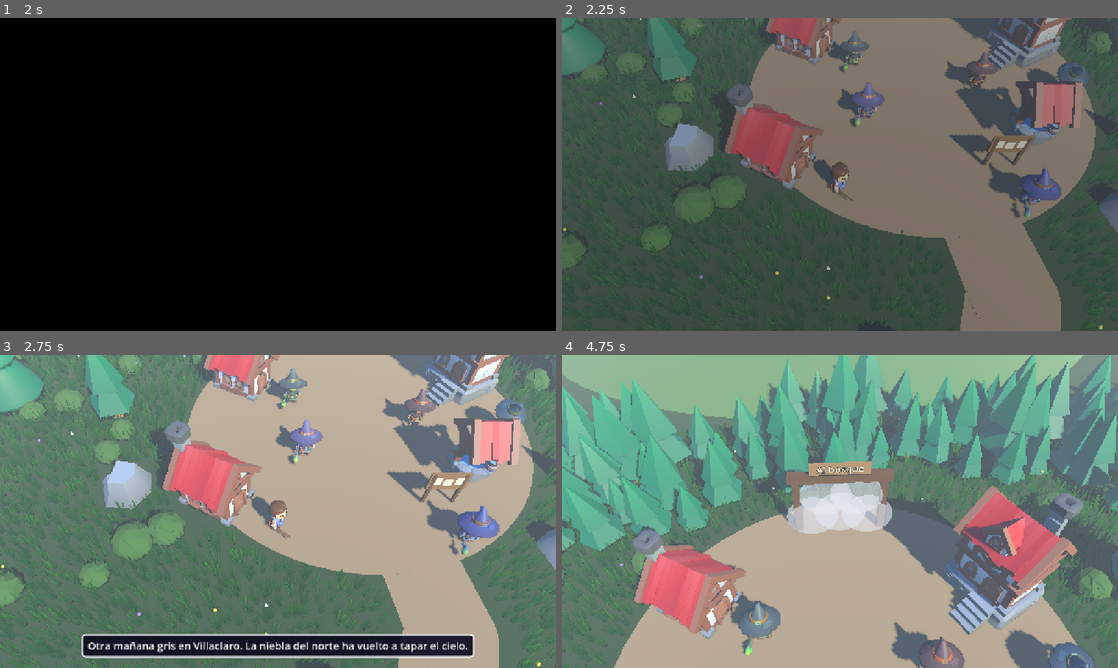
Above: before the commit, frames 1-4 (two rows, left to right).
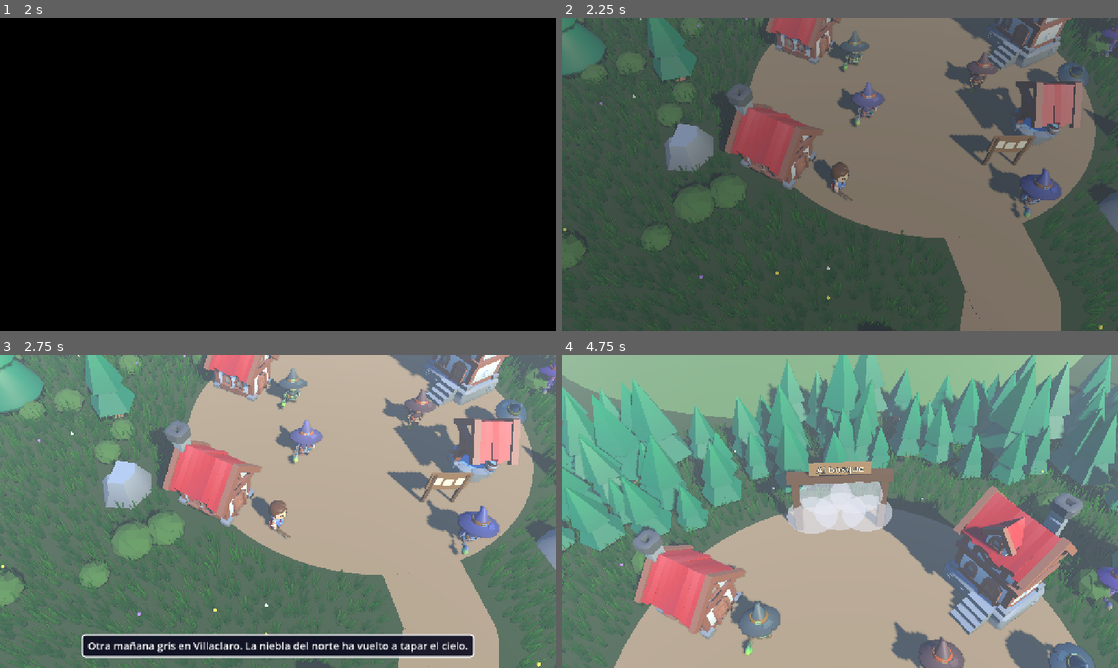
Above: after the commit, the same moments.

Repository: apergas/rpg-turnos
Game: Godot game, scene res://scenes/title/title.tscn
Same seed, same stepped clock (60 frames per second), same inputs: the game is played once before the commit and once after it.
Inputs (mouse positions are in pixels of both pictures, inside the frame that each line leads up to):
- Up to frame 1 (2 s): tap Enter (accept) at 0.5, 0.6 s; move the mouse to (400, 158) at 0.52 s; hold D (move_right) 0.53-1.25 s; click (400, 158) at 0.67 s; tap Space at 0.77, 1.07 s; click "Normal" at 1.25 s
- Up to frame 2 (2.25 s): tap Enter (accept) at 2 s; drag from (728, 190) to (812, 237) at 2.02 s
- Up to frame 3 (2.75 s): no input
- Up to frame 4 (4.75 s): move the mouse to (895, 442) at 2.77 s; hold D (move_right) 2.78-3.5 s; tap Keypad Enter at 2.85 s; drag from (812, 574) to (673, 464) at 3.52 s; move the mouse to (1006, 558) at 4.27 s; hold A (move_left) from 4.28 s (still down); tap Ctrl at 4.35 s; tap Space at 4.52 s

Frame 1 is identical in both runs. In frame 2, 0.2% of the frame differs, in the area x 94-100%, y 2-13%; in frame 3, 0.2%; in frame 4, 0.4%, in the area x 89-100%, y 64-82%.

Commit message:
Add the Coleccionista and his prizes

Diff:
--- a/data/zones/pradera.tres
+++ b/data/zones/pradera.tres
@@ -116,6 +116,13 @@
 "name": "Tablón",
 "pos": Vector3(2.8, 0, -17.3),
 "yaw": 180.0
+}, {
+"kind": "npc",
+"lines": ["Colecciono medallas pequeñas."],
+"look": "COLLECTOR",
+"name": "Coleccionista",
+"pos": Vector3(10, 0, -24.5),
+"yaw": 180.0
 }]
 boss_id = "rey_slime"
 boss_pos = Vector3(0, 0, -27.5)
--- a/scripts/battle/battle_actor.gd
+++ b/scripts/battle/battle_actor.gd
@@ -13,7 +13,7 @@
 	GOBLIN, PLANT, WITCH, MUD_GOLEM, STONE_GOLEM, SPIDER, SPECTER, SKELETON_WARRIOR,
 	SKELETON_ROGUE, SKELETON_MAGE, FOG_LORD, FARMER, METAL_SLIME, BOARD, CAT, CHILD,
 	CHICKEN, WOLF_CUB, MINI_GOLEM, LOYAL_SKELETON, TAMER, FOG_ECHO, RED_SLIME,
-	POISON_MUSHROOM, CAVE_MUSHROOM, CRYPT_BAT, FROST_SPECTER }
+	POISON_MUSHROOM, CAVE_MUSHROOM, CRYPT_BAT, FROST_SPECTER, COLLECTOR }
 
 const FIRE_COLOR := Color(1.0, 0.45, 0.1)
 const HEAL_COLOR := Color(0.3, 1.0, 0.4)
@@ -229,6 +229,19 @@
 		"anims": CHARACTER_ANIMS,
 		"tint": Color(0.35, 0.75, 0.65),
 	},
+	# The Coleccionista of Villaclaro: the Mage tinted purple.
+	Look.COLLECTOR: {
+		"scene": MAGE,
+		"scale": CHARACTER_SCALE,
+		"top": 2.2,
+		"hide": [
+			"Rig/Skeleton3D/handslot_l/Spellbook",
+			"Rig/Skeleton3D/handslot_l/Spellbook_open",
+			"Rig/Skeleton3D/handslot_r/1H_Wand",
+		],
+		"anims": CHARACTER_ANIMS,
+		"tint": Color(0.75, 0.55, 1.0),
+	},
 	Look.INNKEEPER: {
 		"scene": MAGE,
 		"scale": CHARACTER_SCALE,
@@ -613,7 +626,8 @@
 ## Hero only: shows the hand meshes of the weapon and shield worn (Equipment ids, ""
 ## for none) and hides the rest. A helmet shows the model's helmet mesh tinted with its
 ## color, with horns for the Yelmo de bruma. The weapon's mesh takes its Equipment.tint() (the
-## Espada del alba is pale gold). Armor does not change the model. Others ignore it.
+## Espada del alba is pale gold); the shield's mesh takes its Equipment.tint() too (the Escudo
+## de medallas is gold). Armor does not change the model. Others ignore it.
 func set_equipment(weapon_id: String, shield_id: String, helmet_id := "") -> void:
 	if look != Look.HERO or _model == null:
 		return
@@ -636,6 +650,19 @@
 			_tint_mesh(weapon as MeshInstance3D, weapon_tint)
 		else:
 			_tint(weapon as Node3D, weapon_tint)
+	# The shield's own tint (the Escudo de medallas is gold), the same way.
+	var left := _model.get_node(HAND_L)
+	for node in left.find_children("*", "MeshInstance3D", true, false):
+		for i in (node as MeshInstance3D).mesh.get_surface_count():
+			(node as MeshInstance3D).set_surface_override_material(i, null)
+	var shield_tint := Equipment.tint(shield_id)
+	var shield_mesh := Equipment.mesh(shield_id)
+	if shield_tint != Color.WHITE and shield_mesh != "" and left.has_node(shield_mesh):
+		var shield := left.get_node(shield_mesh)
+		if shield is MeshInstance3D:
+			_tint_mesh(shield as MeshInstance3D, shield_tint)
+		else:
+			_tint(shield as Node3D, shield_tint)
 	var helmet := _model.get_node(HELMET_PATH) as MeshInstance3D
 	helmet.visible = helmet_id != ""
 	if Equipment.has_horns(helmet_id) and _horns == null:
--- a/scripts/game/game.gd
+++ b/scripts/game/game.gd
@@ -14,7 +14,7 @@
 ## that leads back once (GameState.open_portal(); a second Ala replaces it, a defeat leaves
 ## it open). Talking to the old woman heals, moves the
 ## quest on and, once the slimes are reported, brings out the Rey Slime; the other
-## villagers say their ZoneData lines. The merchant opens the ShopWindow; the innkeeper
+## villagers say their ZoneData lines. The Coleccionista of Villaclaro trades the small medals for prizes (Medals.talk()). The merchant opens the ShopWindow; the innkeeper
 ## offers a free night (Inn.stay(): fade to black, full HP and MP, autosave); a chest gives
 ## what it holds (Chests.open()) and stays open. A small medal (Medals) goes to
 ## GameState.medals and leaves the map for good. The hero's figure on the map and in
@@ -898,6 +898,10 @@
 		return
 	_set_busy(true)
 	var figure: String = _zone.npcs[index].name
+	if figure == Medals.COLLECTOR:
+		await _talk_to_collector()
+		_set_busy(false)
+		return
 	var talk := state.quests.talk(state, _zone.id, figure)
 	var said: Array = talk.get("lines", _world.npc_lines(index, state.chapter()))
 	var lines: Array[String] = []
@@ -907,6 +911,20 @@
 	if not talk.is_empty():
 		_after_quest_talk(talk.done)
 	_set_busy(false)
+
+
+## The Coleccionista (Medals.talk()): every prize the medals reach, at once, with a sound;
+## then how many are carried. Saves silently (he has met the hero, maybe given something).
+func _talk_to_collector() -> void:
+	var talk := Medals.talk(state)
+	var lines: Array[String] = []
+	for line: String in talk.lines:
+		lines.append(StoryState.fill(line, state.hero.display_name))
+	if talk.given > 0:
+		_audio.play_sfx(SfxLibrary.LEVEL_UP)
+		_refresh_status()
+	await _world.show_dialogue(Medals.COLLECTOR, lines)
+	_autosave(false)
 
 
 ## The map shows what changed; a finished quest says so; the game is saved.
--- a/scripts/game/medals.gd
+++ b/scripts/game/medals.gd
@@ -31,6 +31,18 @@
 }
 ## Said in the dialogue window when one is taken (taken so far / all of them).
 const FOUND_TEXT := "¡Encuentras una Medalla pequeña! (%d/%d)"
+## The figure that counts the medals (ZoneData.npcs of Villaclaro) and where he stands.
+const COLLECTOR := "Coleccionista"
+const COLLECTOR_ZONE := "pradera"
+## What he says: the first time; before each prize; how many are carried and how many the
+## next prize asks (none yet, one, several); once all five prizes are given ({nombre}: the
+## hero's name, Game fills it in).
+const INTRO := "Colecciono medallas pequeñas. Hay doce escondidas por el mundo. Tráemelas y te daré premios."
+const PRIZE_LINE := "¡%d medallas! Esto es para ti."
+const NONE_LINE := "Aún no llevas ninguna. Con %d te daré algo bueno."
+const ONE_LINE := "Llevas 1 medalla. Con %d te daré algo bueno."
+const NEXT_LINE := "Llevas %d medallas. Con %d te daré algo bueno."
+const ALL_LINE := "¡Las doce! Ya no me queda nada que darte, {nombre}. Gracias."
 ## What the Coleccionista gives, in order, once the hero carries "medals" of them: "items"
 ## (Inventory id -> amount) or "equipment" (an Equipment id, never sold).
 const PRIZES: Array[Dictionary] = [
@@ -76,3 +88,43 @@
 		if count >= int(prize.medals):
 			reached += 1
 	return reached
+
+
+## The Coleccionista: INTRO the first time; then, at once, every prize the medals carried
+## reach and he has not given yet (they are counted, never spent); then how many medals are
+## carried and how many the next prize asks, or ALL_LINE once the five are given. Returns
+## {"lines": Array[String], "given": int (prizes given now)}.
+static func talk(state: GameState) -> Dictionary:
+	var lines: Array[String] = []
+	if not state.collector_met:
+		state.collector_met = true
+		lines.append(INTRO)
+	var given := 0
+	while state.medal_prizes < prizes_for(state.medals.size()):
+		var prize: Dictionary = PRIZES[state.medal_prizes]
+		state.medal_prizes += 1
+		given += 1
+		lines.append(PRIZE_LINE % prize.medals)
+		lines.append_array(give_prize(state, prize))
+	lines.append(ALL_LINE if state.medal_prizes >= PRIZES.size() else _next_line(state))
+	return {"lines": lines, "given": given}
+
+
+## Gives one prize of PRIZES: its items into the inventory, its piece on at once if its slot
+## is empty, else into the bag (QuestRewards). Returns the lines that say so.
+static func give_prize(state: GameState, prize: Dictionary) -> Array[String]:
+	var lines := QuestRewards.give_items(state, prize.get("items", {}))
+	if prize.has("equipment"):
+		lines.append(QuestRewards.give_piece(state, prize.equipment))
+	return lines
+
+
+## "Llevas 4 medallas. Con 6 te daré algo bueno." (the next prize not given yet).
+static func _next_line(state: GameState) -> String:
+	var count := state.medals.size()
+	var target: int = PRIZES[state.medal_prizes].medals
+	if count == 0:
+		return NONE_LINE % target
+	if count == 1:
+		return ONE_LINE % target
+	return NEXT_LINE % [count, target]
--- a/scripts/game/quest_rewards.gd
+++ b/scripts/game/quest_rewards.gd
@@ -2,7 +2,7 @@
 ## Pays a finished quest. Pure: works on a GameState and returns the lines that say so.
 ## The gold counts as gold won for the credits; a piece of equipment goes on at once if its
 ## slot is empty, else into the bag, like a chest's. A bestiary family's prize goes the same way (Bestiary.give()). A boss's prize is put on at once
-## instead (wear_prize()).
+## instead (wear_prize()). The Coleccionista's prizes go the same way (Medals.give_prize()).
 
 
 static func give(state: GameState, quest: QuestData) -> Array[String]:
@@ -11,15 +11,23 @@
 		state.gold += quest.reward_gold
 		state.gold_earned += quest.reward_gold
 		lines.append("Recibes %d monedas de oro." % quest.reward_gold)
-	for id: String in quest.reward_items:
-		var amount: int = quest.reward_items[id]
+	lines.append_array(give_items(state, quest.reward_items))
+	if quest.reward_equipment != "":
+		lines.append(give_piece(state, quest.reward_equipment))
+	return lines
+
+
+## Puts items (Inventory id -> amount) into the inventory and returns the lines that say so:
+## "Recibes Pluma de fénix ×2." / "Recibes una Semilla de fuerza.". Also used by Medals.
+static func give_items(state: GameState, items: Dictionary) -> Array[String]:
+	var lines: Array[String] = []
+	for id: String in items:
+		var amount: int = items[id]
 		state.inventory.add(id, amount)
 		if amount > 1:
 			lines.append("Recibes %s ×%d." % [Inventory.display_name(id), amount])
 		else:
 			lines.append("Recibes %s %s." % [Inventory.article(id), Inventory.display_name(id)])
-	if quest.reward_equipment != "":
-		lines.append(give_piece(state, quest.reward_equipment))
 	return lines
 
 
